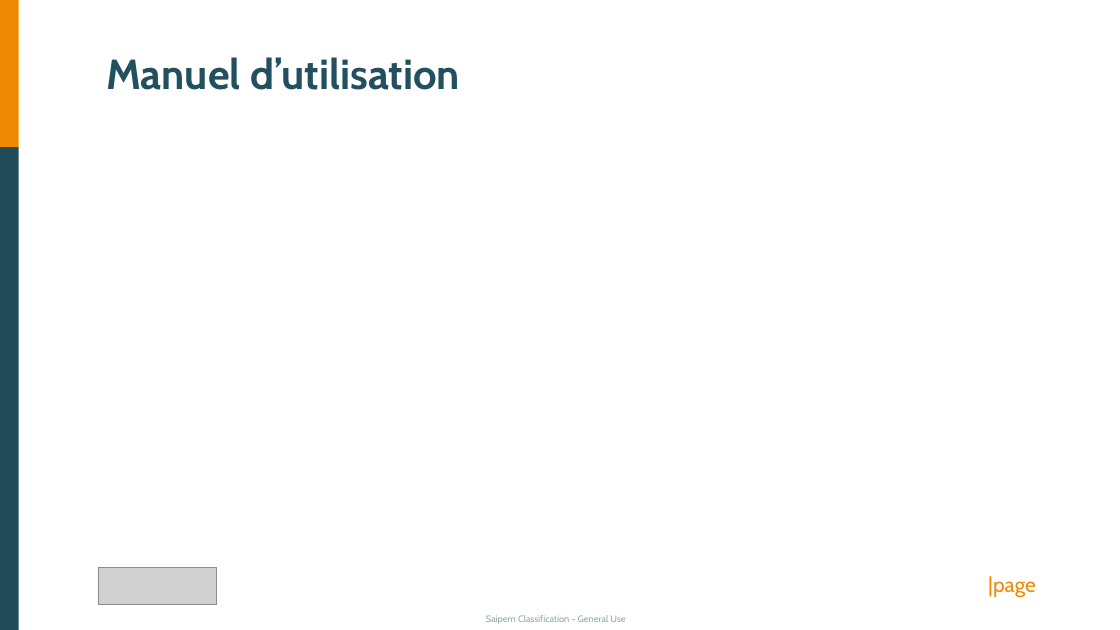
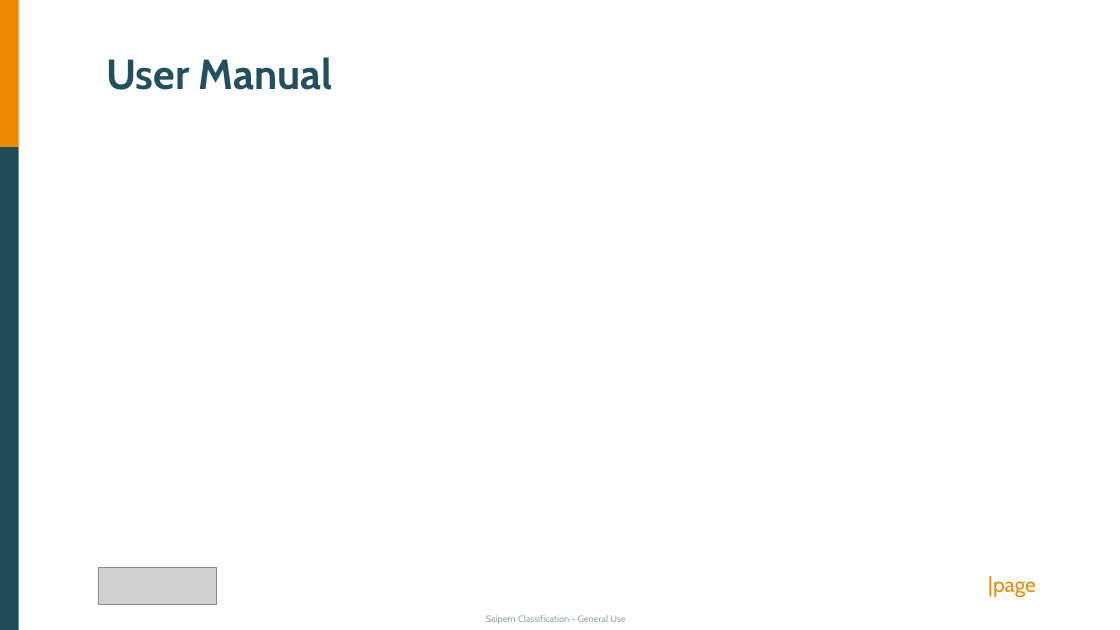
Before and after one commit to Starlight-25/DrillingMachine-DigitalTwin, a slide deck: slide 10 of ProjectInfo/Presentation.pptx (slide 9 before the commit). Drawn at 1120x630 pixels with LibreOffice and Linux fonts; fonts in the diff are those of the drawing; grey boxes stand for pictures. Boxes give left, top, right and bottom in pixels: in the first picture for what was removed or moved away, otherwise in the second. Text is boxed around its words. In the diff, an @@ line names an element or a change of style, - is before the commit and + after.

```diff
--- a/ProjectInfo/Presentation.pptx
+++ b/ProjectInfo/Presentation.pptx
@@ text at (106, 57, 333, 90): text changed @@
-Manuel d’utilisation
+User Manual
```
Also in this commit, not shown: 6 other slides changed, 1 slide added, 1 other file.
